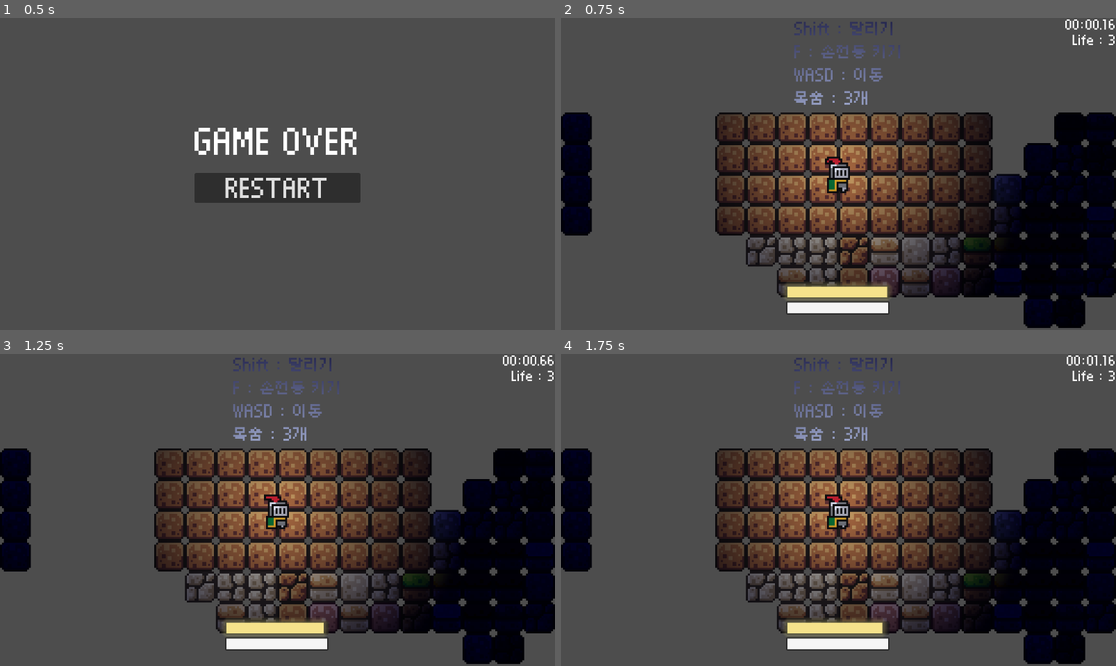
Above: before the commit, frames 1-4 (two rows, left to right).
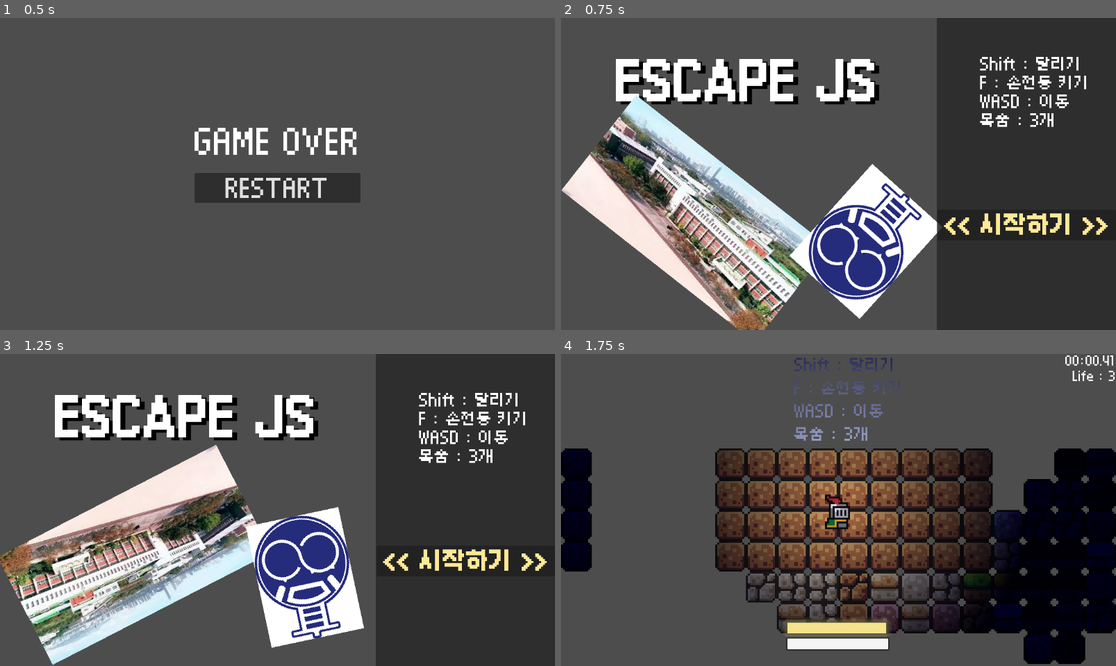
Above: after the commit, the same moments.

Repository: W4ave/EscapeJS
Game: Godot game, scene res://scenes/game_over.tscn
Two runs of this game, one before a commit and one after it. Both use one fixed random seed, a clock stepped at 60 frames per second and the inputs below. This scene is started directly instead of the project's main scene.
Inputs (mouse positions are in pixels of both pictures, inside the frame that each line leads up to):
- Up to frame 1 (0.5 s): no input
- Up to frame 2 (0.75 s): click "RESTART" at 0.5 s
- Up to frame 3 (1.25 s): no input
- Up to frame 4 (1.75 s): click (1027, 559) at 1.25 s, where only the run after the commit has a clickable "<< 시작하기 >>"

Frame 1 is identical in both runs. In frame 2, 70% of the frame differs, in the area x 0-100%, y 0-100%; in frame 3, 68%; in frame 4, 0.4%.

Commit message:
재시작 시 화면 수정

Diff:
--- a/scripts/game_over.gd
+++ b/scripts/game_over.gd
@@ -11,6 +11,6 @@
 
 func _on_retry() -> void:
 	queue_free()  # game_over 씬 먼저 제거
-	get_tree().change_scene_to_file("res://scenes/game.tscn")  # 메인 씬 경로로 변경
+	get_tree().change_scene_to_file("res://scenes/main_menu.tscn")  # 메인 씬 경로로 변경
 
 	global.life = 3
